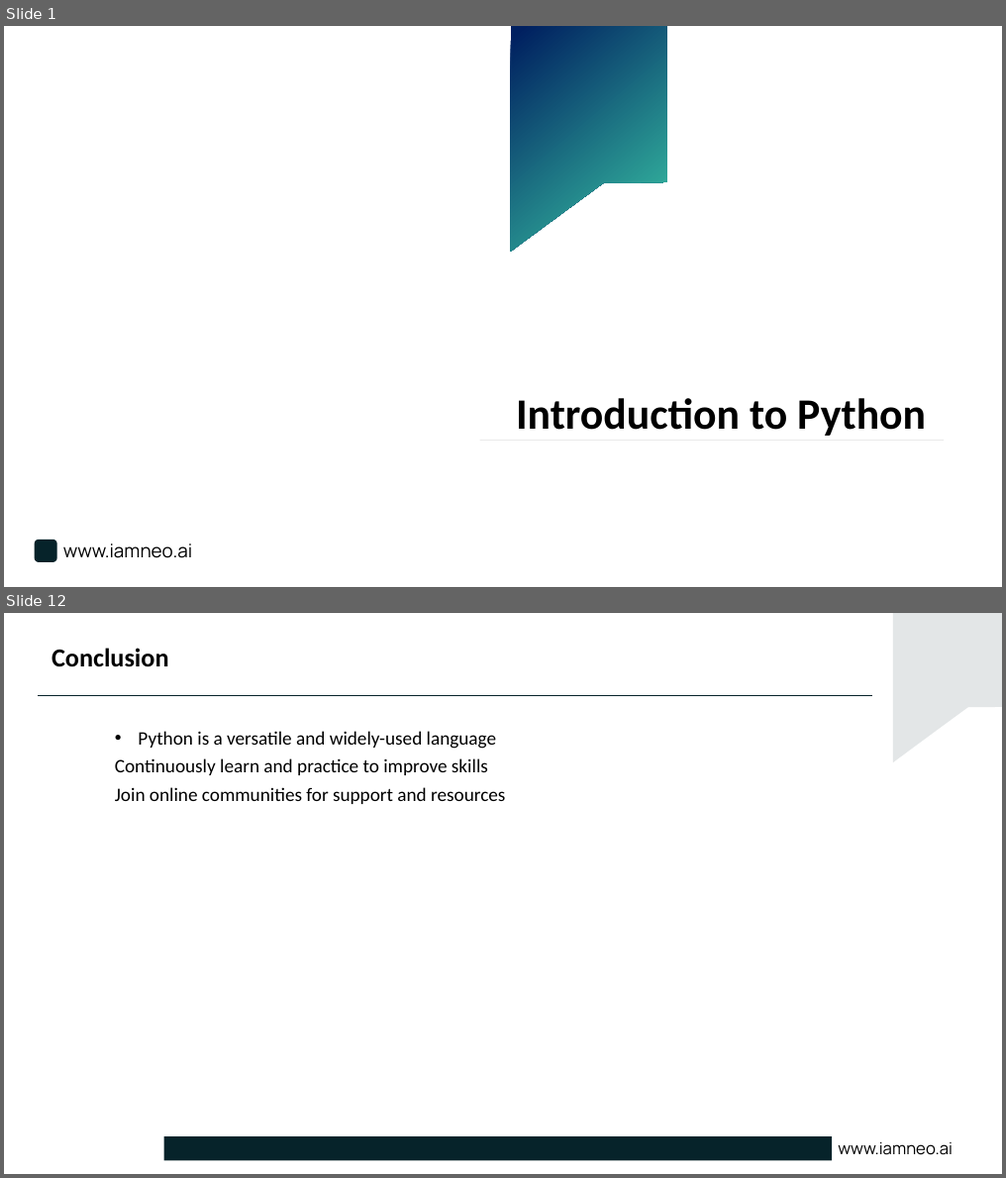
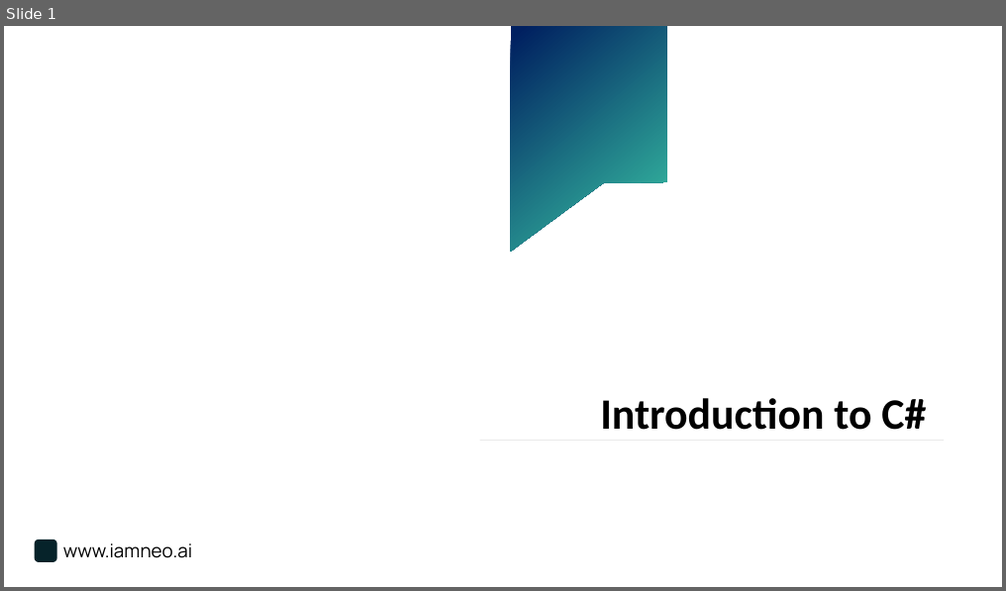
Before and after one commit to DivakarSathees/PptxGenerator-python, a slide deck: Cloud_Trends_2025.pptx. Shown one above the other, each under a label of ours: slides 1 and 12 before the commit, slide 1 after it; the slides between them are not shown. The pictures are 1006x1178 and 1006x591 pixels, drawn with LibreOffice and Linux fonts; fonts in the diff are those of the drawing; background and template pictures are left out. Boxes give left, top, right and bottom in pixels: in the first picture for what was removed or moved away, otherwise in the second. Text is boxed around its words. In the diff, an @@ line names an element or a change of style, - is before the commit and + after.

```diff
--- a/Cloud_Trends_2025.pptx
+++ b/Cloud_Trends_2025.pptx
@@ slide 12 removed at box(4, 613, 1002, 1174), background #FFFFFF @@
@@ freeform shape removed at box(893, 613, 1002, 762) @@
@@ title removed at box(52, 648, 169, 667) @@
-Conclusion
@@ line removed from (38, 696) to (872, 696) @@
@@ text removed at box(115, 731, 505, 804) @@
-• Python is a versatile and widely-used language
-Continuously learn and practice to improve skills
-Join online communities for support and resources
@@ rectangle removed at box(164, 1137, 833, 1160) @@
@@ text removed at box(838, 1143, 952, 1156) @@
-www.iamneo.ai
@@ slide 1 changed as well @@
@@ text at box(600, 398, 926, 430): text changed @@
-Introduction to Python
+Introduction to C#
```
Also in this commit, not shown: 4 slides added, 10 other slides removed, 11 other files.
